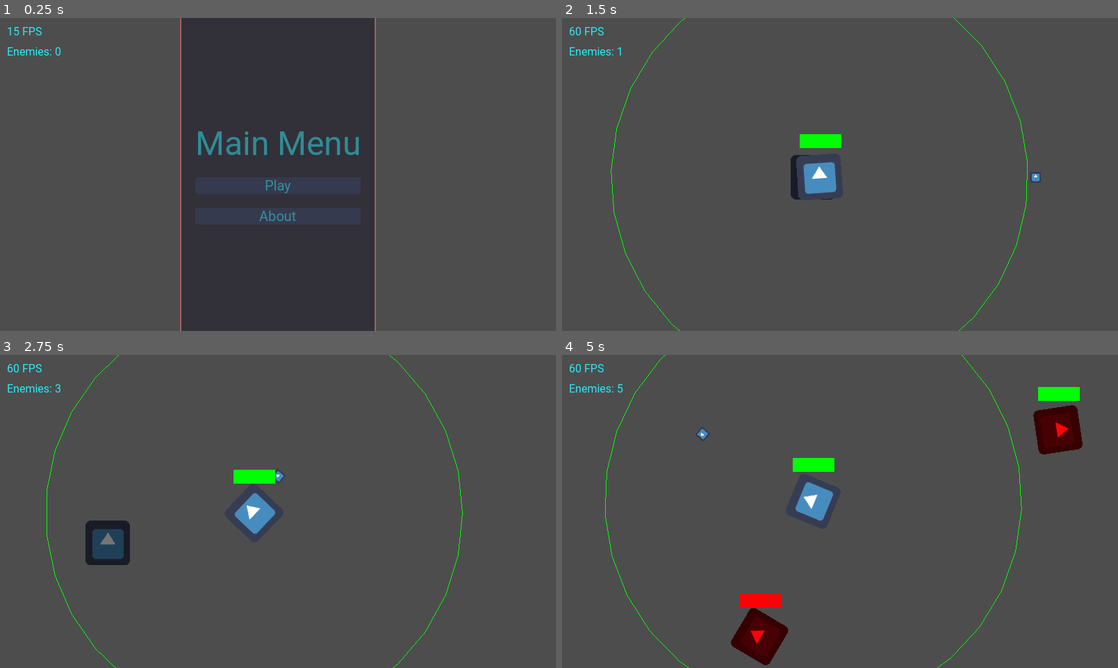
Above: before the commit, frames 1-4 (two rows, left to right).
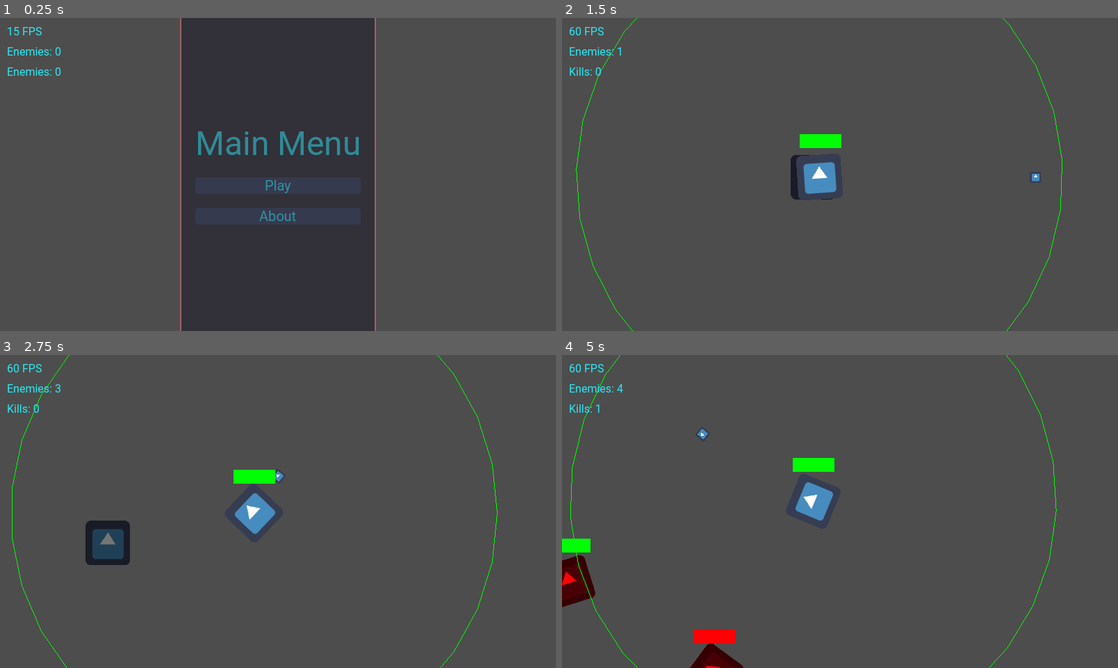
Above: after the commit, the same moments.

Repository: Bloodyaugust/ld-54
Game: Godot game, scene res://scenes/main.tscn
Same seed, same stepped clock (60 frames per second), same inputs: the game is played once before the commit and once after it. The engine's default icon, where the game draws it, is replaced by a stand-in: a white triangle on a blue panel in a dark square.
Inputs (mouse positions are in pixels of both pictures, inside the frame that each line leads up to):
- Up to frame 1 (0.25 s): no input
- Up to frame 2 (1.5 s): click "Play" at 0.5 s; tap Enter at 1.25 s; move the mouse to (962, 158) at 1.27 s; hold Right (ui_right) from 1.28 s (still down); click (962, 158) at 1.42 s
- Up to frame 3 (2.75 s): release Right (ui_right) at 2 s; drag from (166, 527) to (433, 495) at 2.02 s
- Up to frame 4 (5 s): move the mouse to (895, 442) at 2.77 s; hold Right (ui_right) 2.78-3.5 s; drag from (812, 574) to (673, 464) at 3.52 s; move the mouse to (1006, 558) at 4.27 s; hold Left (ui_left) from 4.28 s (still down)

The runs differ from the first frame. In frame 1, 0.1% of the frame differs, in the area x 1-11%, y 15-19%; in frame 2, 0.6%; in frame 3, 0.6%; in frame 4, 5.2%, in the area x 0-94%, y 0-100%.

Commit message:
LOTS more tweaks to balance

Diff:
--- a/actors/Ship.gd
+++ b/actors/Ship.gd
@@ -110,6 +110,7 @@
     _area2D.monitorable = false
     _area2D.monitoring = false
     died.emit()
+    Store.set_state("kills", Store.state.kills + 1)
 
 func _ready() -> void:
   _area2D.area_entered.connect(_on_area2D_area_entered)
--- a/autoloads/Store.gd
+++ b/autoloads/Store.gd
@@ -10,6 +10,7 @@
   "client_view": ViewController.CLIENT_VIEWS.NONE,
   "game": "",
   "debug": true,
+  "kills": 0
  }
 
 func end_game() -> void:
@@ -19,6 +20,7 @@
 func start_game() -> void:
   ViewController.set_client_view(ViewController.CLIENT_VIEWS.NONE)
   set_state("game", GameConstants.GAME_STARTING)
+  set_state("kills", 0)
   $"/root".add_child(RUN_SCENE.instantiate())
 
 func save_persistent_store() -> void:
--- a/data/module.gd
+++ b/data/module.gd
@@ -2,7 +2,7 @@
 class_name ModuleData
 
 @export var projectile_scene: PackedScene
-@export var range: float
+@export var radius: float
 @export var reload_time: float
 @export var structural_integrity: float
 @export var thrust: float
--- a/data/modules/basic_cannon.tres
+++ b/data/modules/basic_cannon.tres
@@ -6,7 +6,7 @@
 [resource]
 script = ExtResource("1_unh2b")
 projectile_scene = ExtResource("1_xjbcr")
-range = 300.0
+radius = 350.0
 reload_time = 0.5
 structural_integrity = 1.0
 thrust = 0.0
--- a/scenes/main.tscn
+++ b/scenes/main.tscn
@@ -11,7 +11,19 @@
 script/source = "extends Label
 
 func _process(_delta) -> void:
-  text = \"Enemies: %s\" % get_tree().get_nodes_in_group(\"enemies\").size()
+  text = \"Enemies: %s\" % get_tree().get_nodes_in_group(\"enemies\").filter(func(enemy): return !enemy.get_destroyed()).size()
+"
+
+[sub_resource type="GDScript" id="GDScript_g8pj5"]
+script/source = "extends Label
+
+func _on_state_changed(state_key, substate):
+  match state_key:
+    \"kills\":
+      text = \"Kills: %s\" % substate
+
+func _ready():
+  Store.state_changed.connect(_on_state_changed)
 "
 
 [node name="Node2D" type="Node2D"]
@@ -79,6 +91,11 @@
 text = "Enemies: 0"
 script = SubResource("GDScript_tj7yk")
 
+[node name="Label3" type="Label" parent="UIRoot/FPS/VBoxContainer"]
+layout_mode = 2
+text = "Enemies: 0"
+script = SubResource("GDScript_g8pj5")
+
 [node name="Splash" type="ColorRect" parent="UIRoot"]
 visible = false
 anchors_preset = 15
--- a/scripts/controllers/SpawnController.gd
+++ b/scripts/controllers/SpawnController.gd
@@ -6,15 +6,25 @@
 
 @export var spawn_interval: float
 
+@onready var _player_ship: Node2D = %Player.get_child(0)
+
+var _player_dead: bool = false
 var _time_to_spawn: float = 0.0
 
+func _on_player_ship_died() -> void:
+  _player_dead = true
+
 func _process(delta) -> void:
-  _time_to_spawn -= delta
+  if !_player_dead:
+    _time_to_spawn -= delta
 
-  if _time_to_spawn <= 0.0:
-    var _new_enemy: Node2D = ENEMY_SCENES.pick_random().instantiate()
+    if _time_to_spawn <= 0.0:
+      var _new_enemy: Node2D = ENEMY_SCENES.pick_random().instantiate()
 
-    _new_enemy.global_position = Vector2.from_angle(randf_range(-PI, PI)) * randf_range(500.0, 1000.0)
-    $"../".add_child(_new_enemy)
+      _new_enemy.global_position = Vector2.from_angle(randf_range(-PI, PI)) * randf_range(500.0, 1000.0) + _player_ship.global_position
+      $"../".add_child(_new_enemy)
 
-    _time_to_spawn = spawn_interval
+      _time_to_spawn = spawn_interval
+
+func _ready() -> void:
+  _player_ship.died.connect(_on_player_ship_died)
--- a/scripts/controllers/WeaponController.gd
+++ b/scripts/controllers/WeaponController.gd
@@ -10,7 +10,7 @@
 var _time_to_reload: float = 0.0
 
 func _draw() -> void:
-  draw_arc(Vector2.ZERO, data.range, 0.0, 2*PI, 32, Color.GREEN)
+  draw_arc(Vector2.ZERO, data.radius, 0.0, 2*PI, 32, Color.GREEN)
 
 func _fire() -> void:
   var _new_projectile: Node2D = data.projectile_scene.instantiate()
@@ -26,7 +26,7 @@
   _target.died.disconnect(_on_target_died)
   _target = null
 
-func _physics_process(delta) -> void:
+func _physics_process(_delta) -> void:
   if !_parent_ship.get_destroyed():
     if !GDUtil.reference_safe(_target):
       var _physics_shape_query_params: PhysicsShapeQueryParameters2D = PhysicsShapeQueryParameters2D.new()
@@ -43,7 +43,7 @@
           _target = _collision.collider.get_parent()
           _target.died.connect(_on_target_died)
           break
-    elif global_position.distance_to(_target.global_position) > data.range:
+    elif global_position.distance_to(_target.global_position) > data.radius:
       _target.died.disconnect(_on_target_died)
       _target = null
 
@@ -59,4 +59,4 @@
 
 func _ready() -> void:
   _range_shape = CircleShape2D.new()
-  _range_shape.radius = data.range
+  _range_shape.radius = data.radius
Not shown: 1 places in scenes/main.tscn that only renumber resources
